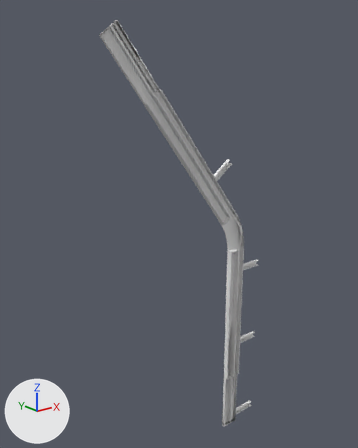
An edit to the OBJ model data/B1L2.obj, drawn before and after from the same camera.
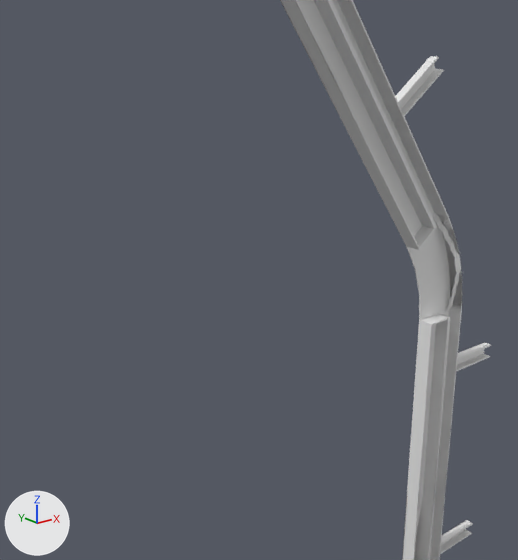
Each version is shown whole from a 50 mm lens placed at (-296.0, -300.0, 344.0), pointed at (-46.0, 13.0, 219.0), then close up from a 50 mm lens placed at (-181.0, -141.0, 272.0), pointed at (-53.0, 19.0, 207.0). The lights are fixed; the arrows at lower left show +X, +Y and +Z. Where no turn or scale is listed for an object, it has been applied to the vertices. Vertices at the same position are counted once.

The scene before the commit, as lines of its bpy script (objects in view):
```python
me_b1l2 = bpy.data.meshes.new('B1L2')
me_b1l2.from_pydata(...)  # 878 vertices, 1734 faces; spans x -122.0..39.0, y -7.0..0.0, z 0.0..374.0
ob_b1l2 = bpy.data.objects.new('B1L2', me_b1l2)
ob_b1l2.location = (0.0, 0.0, 0.0)
```
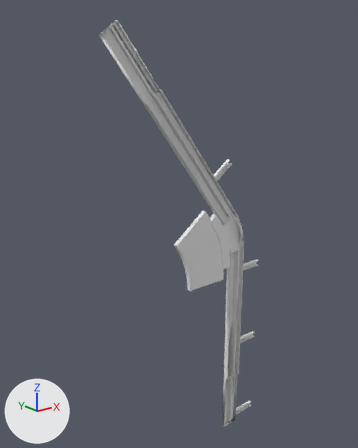
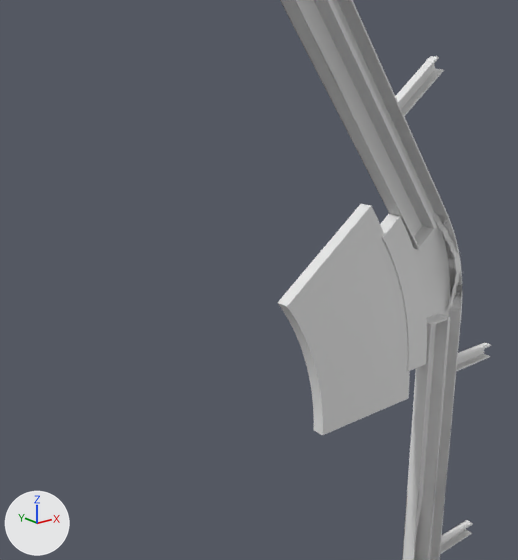
Boxes [x1, y1, x2, y2] around the edits, measured in the close-ups (518 x 560 px):
'B1L2', reshaped
    before: [280, 0, 491, 560]
    after: [278, 0, 491, 560]
part 1 of me_b1l2, added
    after: [278, 204, 410, 435]
part 2 of me_b1l2, added
    after: [380, 214, 427, 371]

What changed in the scene script:
```text
Change me_b1l2:
    used by ob_b1l2; location = (0.0, 0.0, 0.0)
    remove me_b1l2.from_pydata(...)  # 878 vertices, 1734 faces; spans x -122.0..39.0, y -7.0..0.0, z 0.0..374.0
    add me_b1l2.from_pydata(...)  # 1139 vertices, 2254 faces; spans x -122.0..39.0, y -7.0..0.0, z 0.0..374.0
    me_b1l2 part 1: a new loose piece of 132 vertices spanning x -61.0..-8.0, y -4.0..0.0, z 163.0..231.0
    me_b1l2 part 2: a new loose piece of 132 vertices spanning x -25.0..-1.0, y -4.0..0.0, z 174.0..226.0
```
